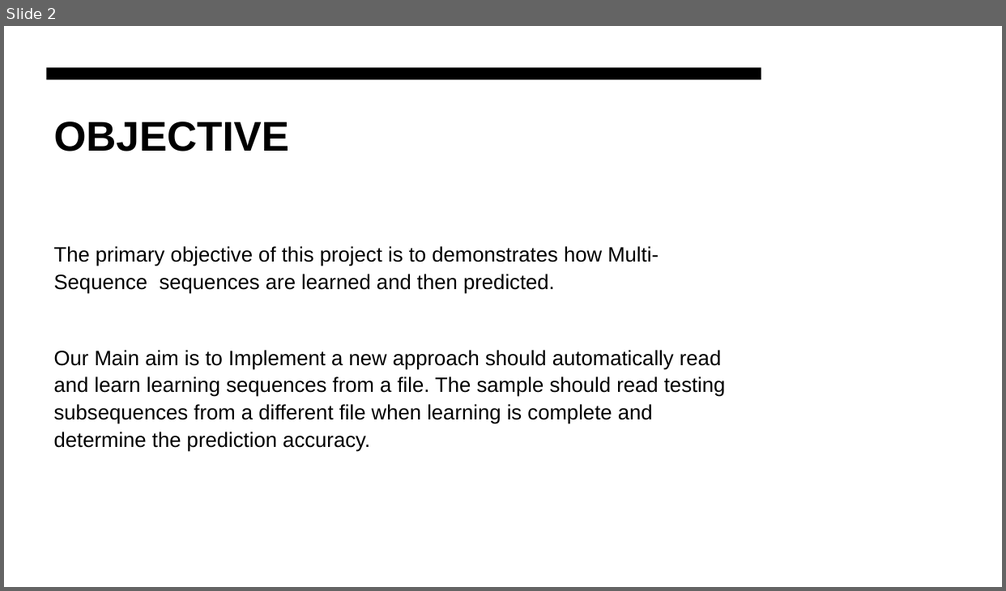
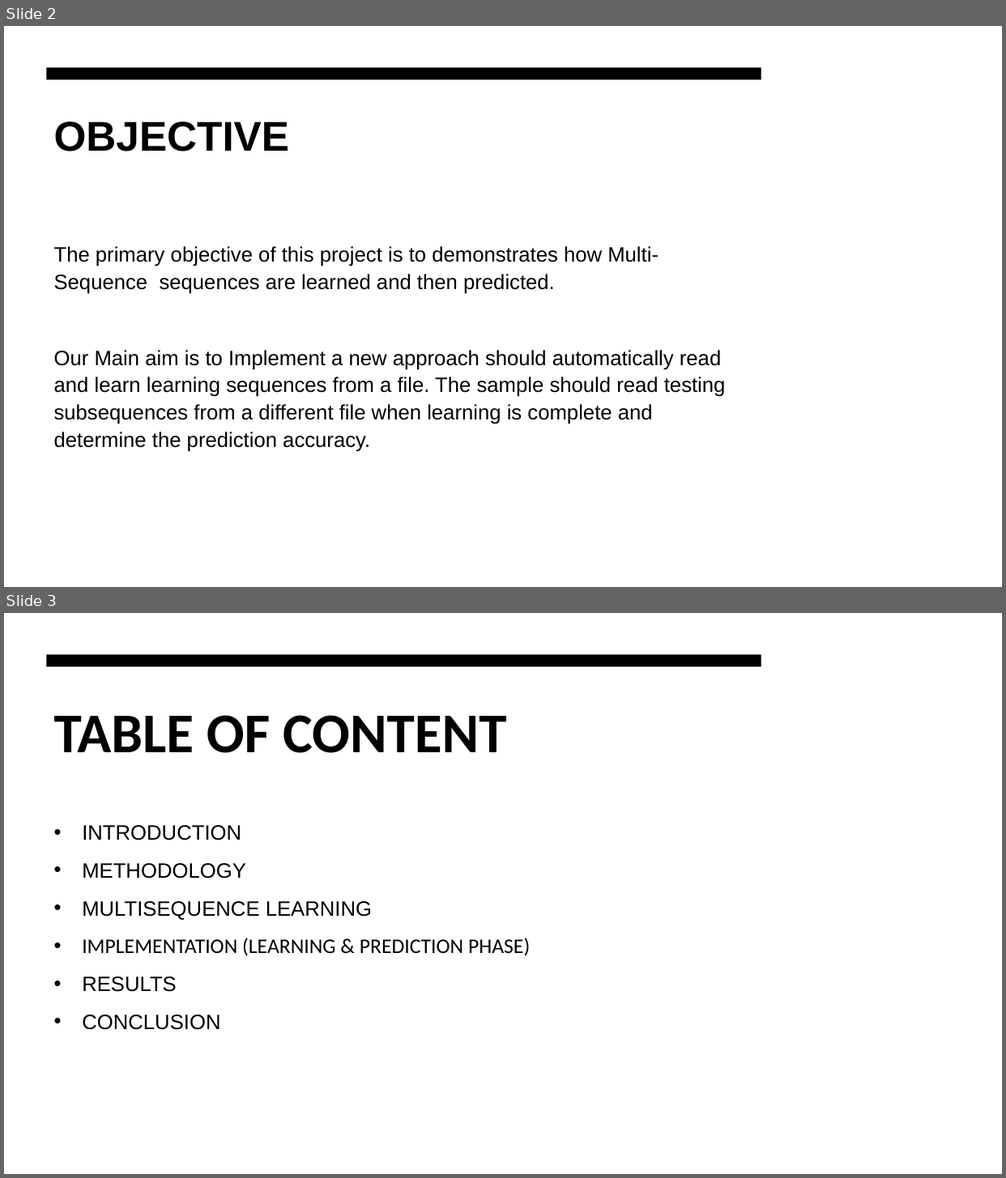
Before and after one commit to faizmohammedkhan7/neocortexapi, a slide deck: source/MySEProject/Documentation/ML-22-23-15 Approve Prediction of Multisequence Learning .pptx. Shown one above the other, each under a label of ours: slide 2 before the commit, slides 2 and 3 after it. The pictures are 1006x591 and 1006x1178 pixels, drawn with LibreOffice and Linux fonts; fonts in the diff are those of the drawing. Boxes give left, top, right and bottom in pixels: in the first picture for what was removed or moved away, otherwise in the second. Text is boxed around its words. In the diff, an @@ line names an element or a change of style, - is before the commit and + after.

Commit message:
updated the ppt

```diff
--- a/source/MySEProject/Documentation/ML-22-23-15 Approve Prediction of Multisequence Learning .pptx
+++ b/source/MySEProject/Documentation/ML-22-23-15 Approve Prediction of Multisequence Learning .pptx
@@ slide 3 added at bbox=[4, 613, 1002, 1174], background #FFFFFF @@
@@ rectangle added at bbox=[4, 613, 1002, 1174], fill #FFFFFF @@
@@ rectangle added at bbox=[47, 655, 761, 667], fill #000000 @@
@@ title added at bbox=[54, 715, 507, 753], 54 pt, text #000000, bold @@
+TABLE OF CONTENT
@@ text added at bbox=[82, 825, 530, 1030], 20 pt, text #000000 @@
+• INTRODUCTION
+• METHODOLOGY
+• MULTISEQUENCE LEARNING
+• IMPLEMENTATION (LEARNING & PREDICTION PHASE)
+• RESULTS
+• CONCLUSION
```
Also in this commit, not shown: 6 other slides added.
